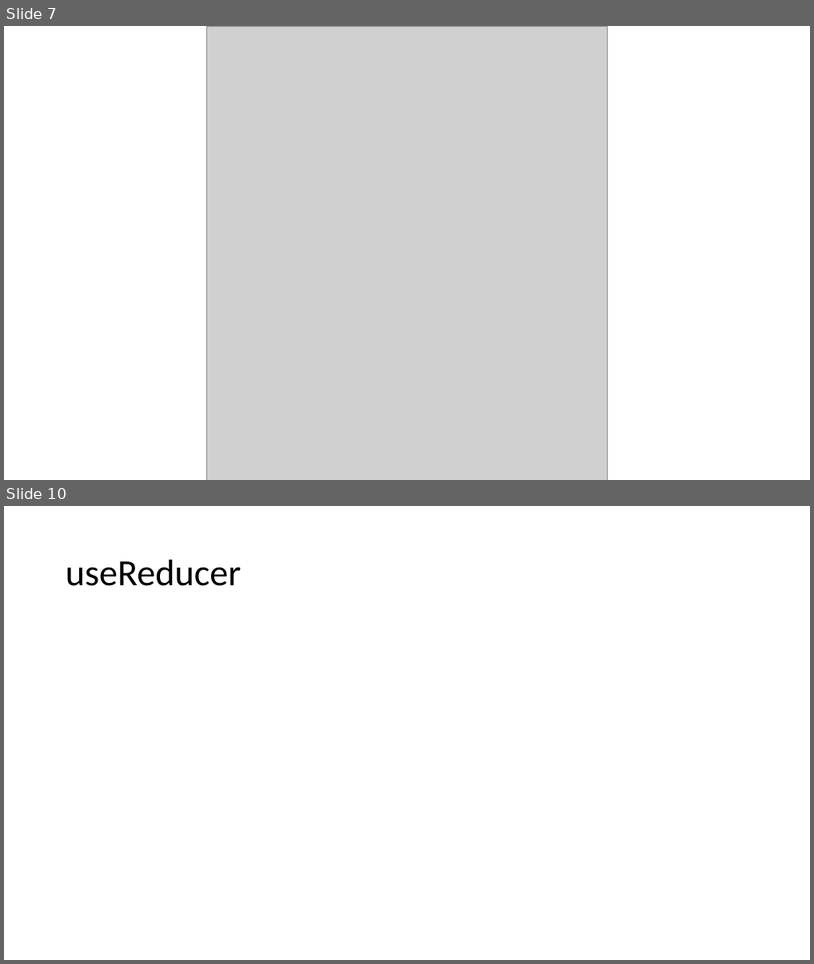
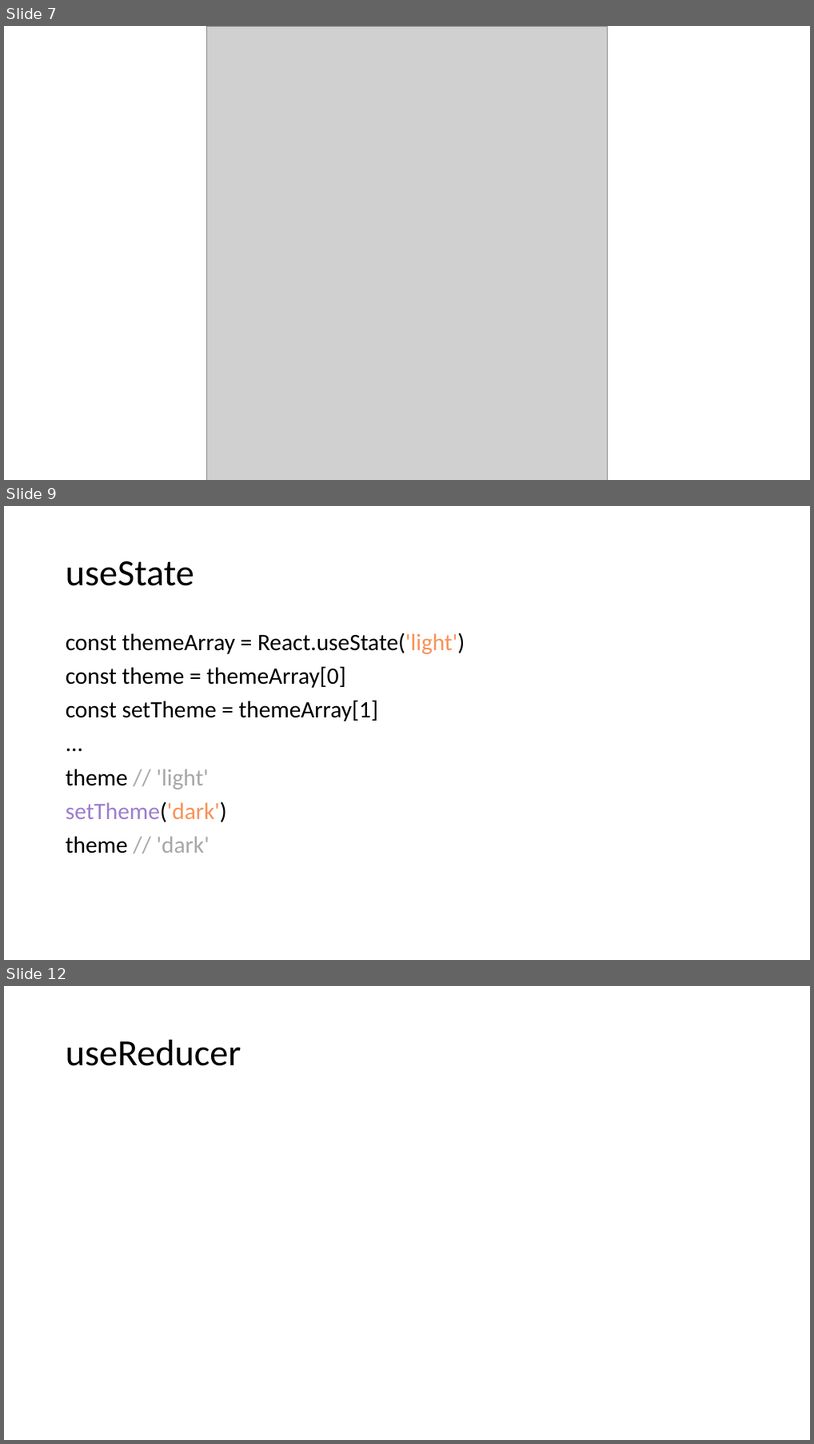
Before and after one commit to davidlambl/Lunch-and-Learns, a slide deck: Powerpoint Deck/React-State-Management.pptx. Shown one above the other, each under a label of ours: slides 7 and 10 before the commit, slides 7, 9 and 12 after it; the slides between them are not shown. The pictures are 814x964 and 814x1444 pixels, drawn with LibreOffice and Linux fonts; fonts in the diff are those of the drawing; grey boxes stand for pictures. Boxes give left, top, right and bottom in pixels: in the first picture for what was removed or moved away, otherwise in the second. Text is boxed around its words. In the diff, an @@ line names an element or a change of style, - is before the commit and + after.

```diff
--- a/Powerpoint Deck/React-State-Management.pptx
+++ b/Powerpoint Deck/React-State-Management.pptx
@@ slide 9 added at (4, 506, 810, 960), background #FFFFFF @@
@@ title added at (66, 561, 194, 586), 44 pt, text #000000 @@
+useState
@@ text added at (66, 632, 465, 853), 28 pt, text #000000 @@
+const themeArray = React.useState('light')
+const theme = themeArray[0]
+const setTheme = themeArray[1]
+...
+theme // 'light'
+setTheme('dark')
+theme // 'dark'
@@ what was slide 10 is now slide 12 @@
```
Also in this commit, not shown: 2 slides changed, 4 other slides added, 1 slide removed, 2 other files.
